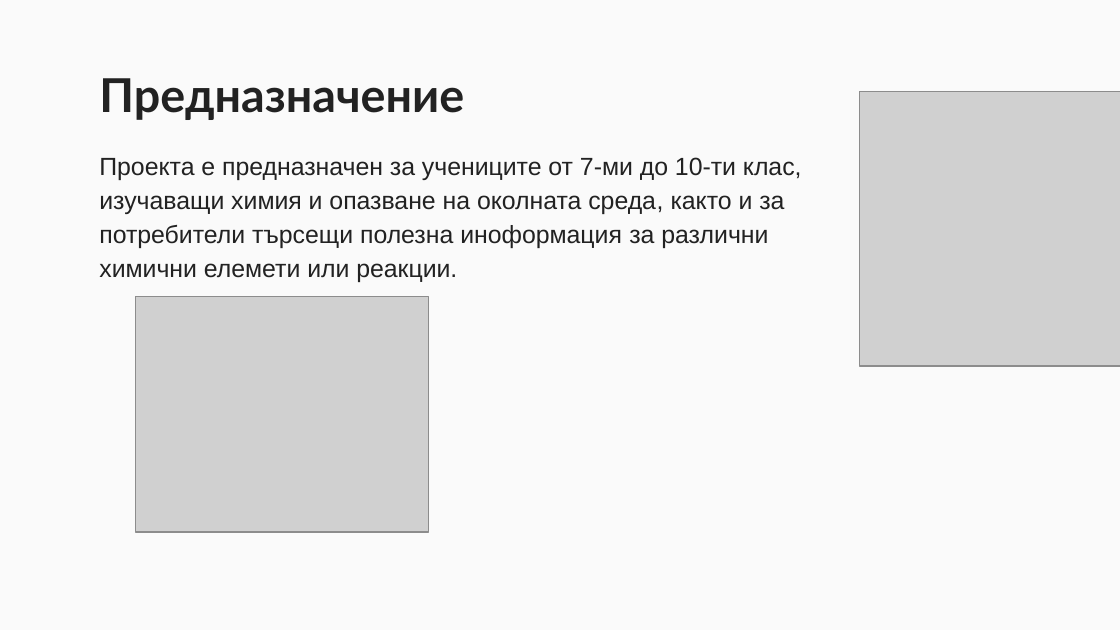
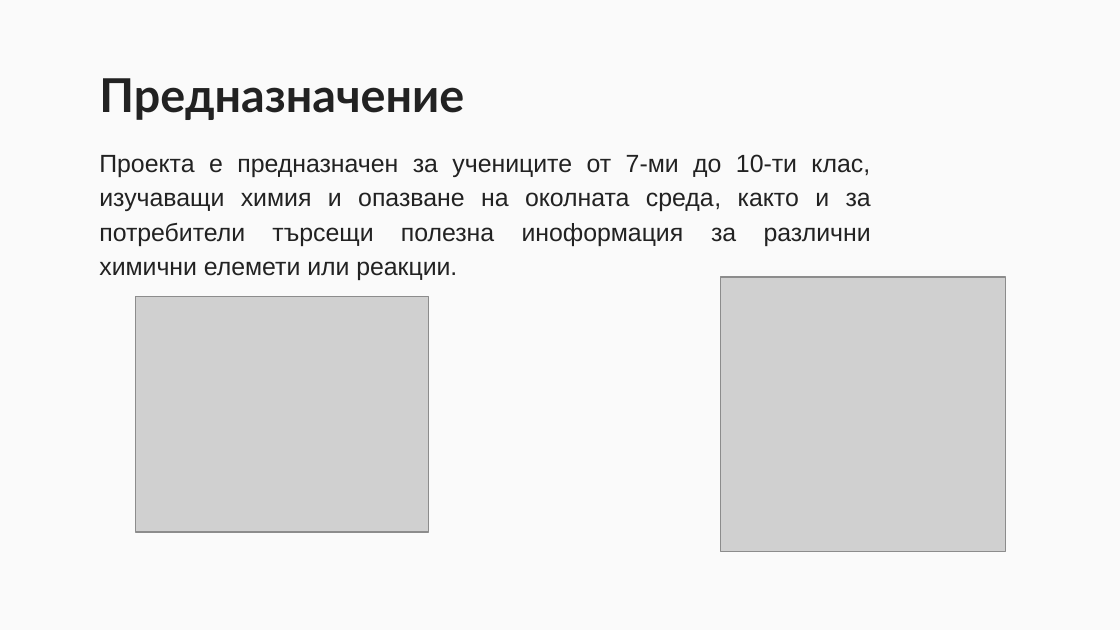
Before and after one commit to NikolaIvanov0821/Interactive-Chemie, a slide deck: slide 3 of Интерактивна химия.pptx. Drawn at 1120x630 pixels with LibreOffice and Linux fonts; fonts in the diff are those of the drawing; grey boxes stand for pictures; background and template pictures are left out. Boxes give left, top, right and bottom in pixels: in the first picture for what was removed or moved away, otherwise in the second. Text is boxed around its words. In the diff, an @@ line names an element or a change of style, - is before the commit and + after.

```diff
--- a/Интерактивна химия.pptx
+++ b/Интерактивна химия.pptx
@@ subtitle "Проекта е предназначен за учениците ..." at (99, 154, 871, 280): alignment left to justified @@
@@ picture: place and size @@
-picture at (860, 92, 1120, 366)
+picture at (721, 277, 1006, 551)
```
Also in this commit, not shown: 3 other slides changed.
